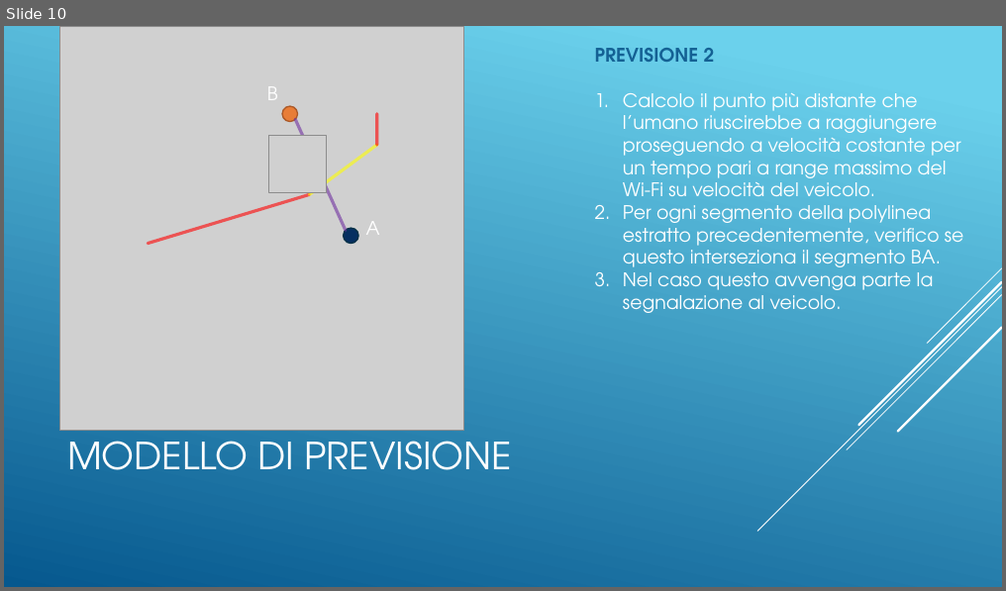
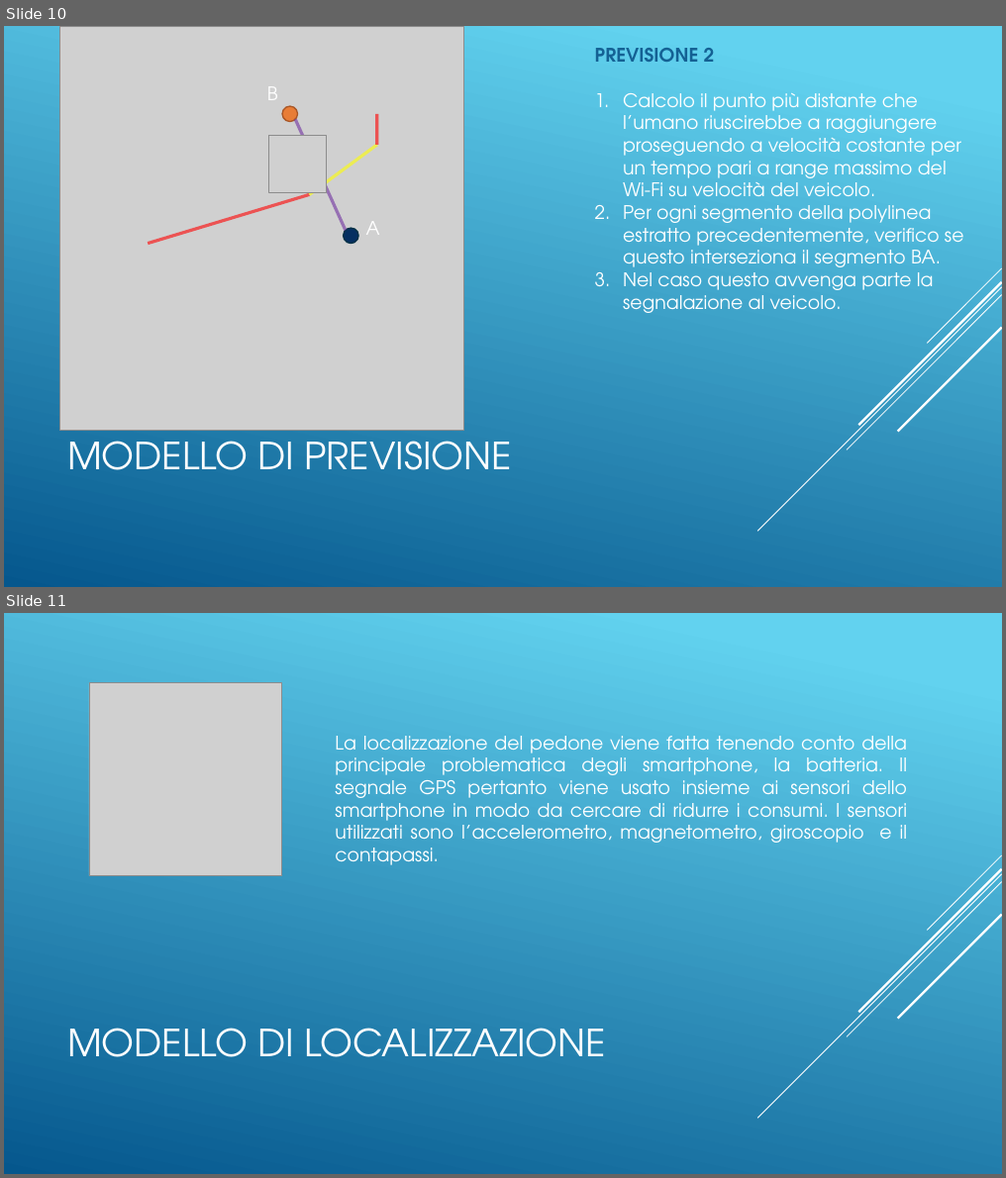
Before and after one commit to Siber93/CarAlertSystem, a slide deck: doc/Vehicles_VS_Humans.pptx. Shown one above the other, each under a label of ours: slide 10 before the commit, slides 10 and 11 after it. The pictures are 1006x591 and 1006x1178 pixels, drawn with LibreOffice and Linux fonts; fonts in the diff are those of the drawing; grey boxes stand for pictures. Boxes give left, top, right and bottom in pixels: in the first picture for what was removed or moved away, otherwise in the second. Text is boxed around its words. In the diff, an @@ line names an element or a change of style, - is before the commit and + after.

```diff
--- a/doc/Vehicles_VS_Humans.pptx
+++ b/doc/Vehicles_VS_Humans.pptx
@@ slide 11 added at bbox=[4, 613, 1002, 1174], background gradient #62D2EF to #05578D; not listed: 5 template elements that a slide beside it also shows @@
@@ picture added at bbox=[89, 683, 282, 876] @@
@@ text added at bbox=[335, 736, 908, 865], 18 pt, text #FFFFFF @@
+La localizzazione del pedone viene fatta tenendo conto della principale problematica degli smartphone, la batteria. Il segnale GPS pertanto viene usato insieme ai sensori dello smartphone in modo da cercare di ridurre i consumi. I sensori utilizzati sono l’accelerometro, magnetometro, giroscopio e il contapassi.
@@ title added at bbox=[67, 1028, 606, 1058], 36 pt, text #FFFFFF @@
+MODELLO DI LOCALIZZAZIONE
@@ slide 10 changed as well @@
@@ background gradient #6ED2EB to #06588E to gradient #62D2EF to #05578D @@
```
Also in this commit, not shown: 11 other slides changed, 4 other slides added, 2 slides removed.
